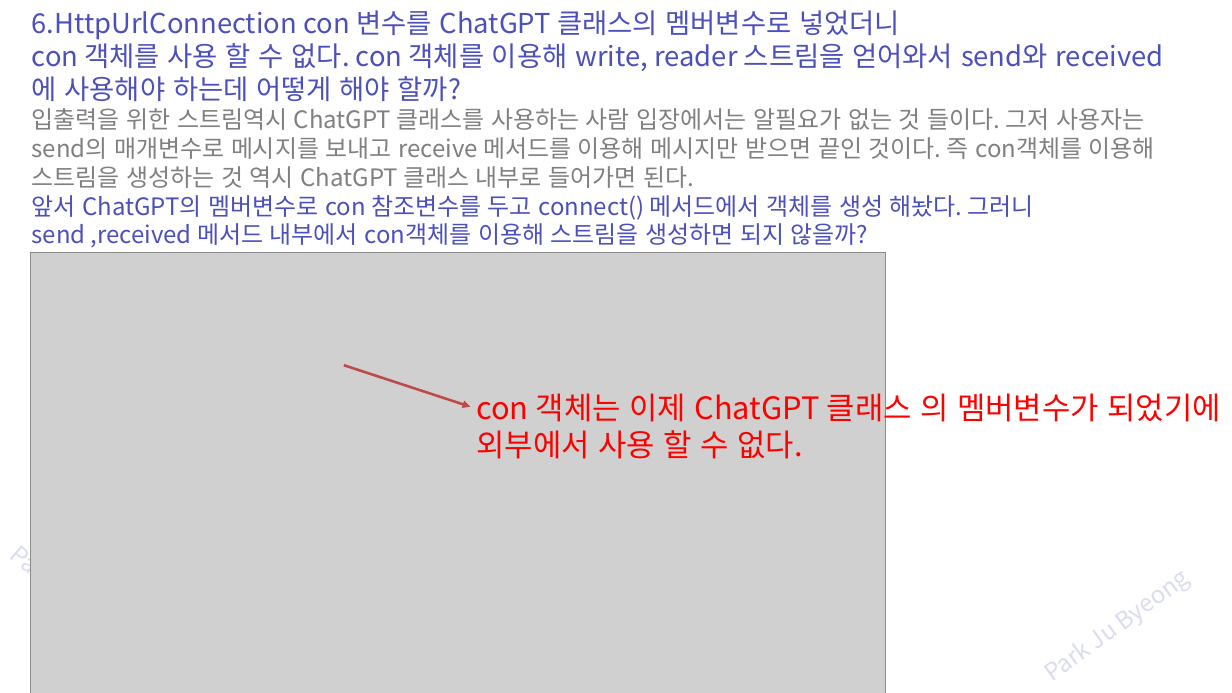
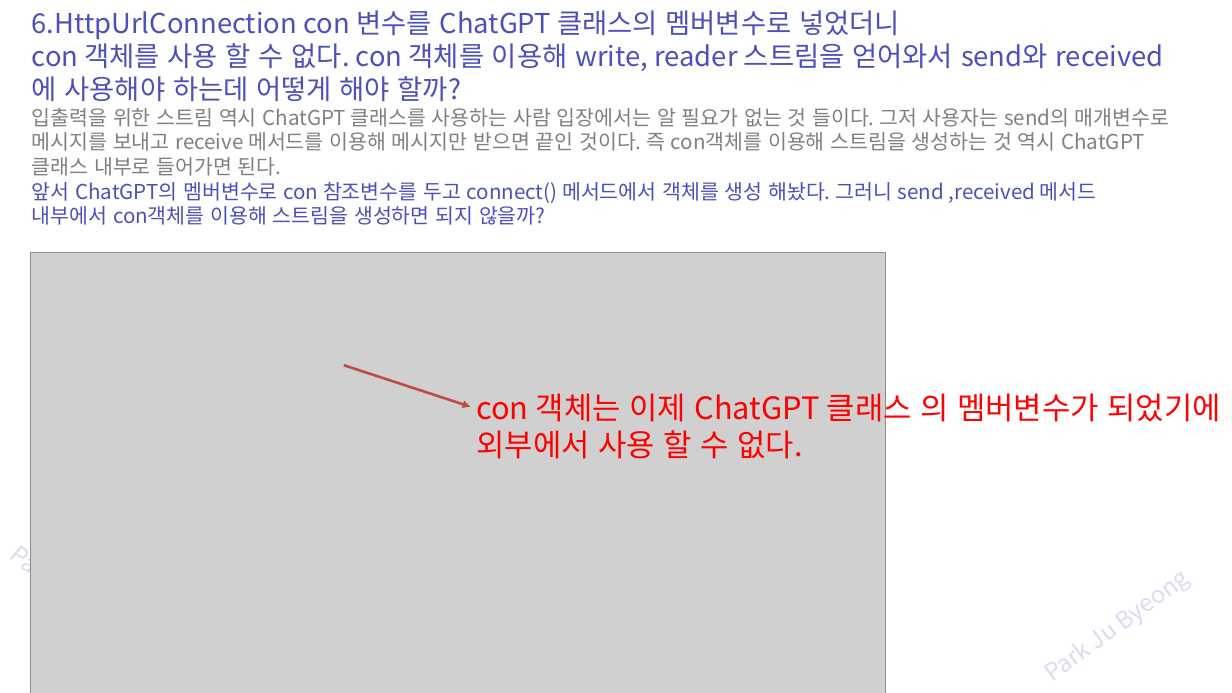
Before and after one commit to zest132/JavaLecture, a slide deck: slide 32 of JavaLecture/LectureFile/java 16강 실습.pptx (slide 31 before the commit). Drawn at 1232x693 pixels with LibreOffice and Linux fonts; fonts in the diff are those of the drawing; grey boxes stand for pictures. Boxes give left, top, right and bottom in pixels: in the first picture for what was removed or moved away, otherwise in the second. Text is boxed around its words. In the diff, an @@ line names an element or a change of style, - is before the commit and + after.

```diff
--- a/JavaLecture/LectureFile/java 16강 실습.pptx
+++ b/JavaLecture/LectureFile/java 16강 실습.pptx
@@ text at (32, 108, 1169, 176): text changed; size 28 to 24 pt @@
-입출력을 위한 스트림역시 ChatGPT 클래스를 사용하는 사람 입장에서는 알필요가 없는 것 들이다. 그저 사용자는 send의 매개변수로 메시지를 보내고 receive 메서드를 이용해 메시지만 받으면 끝인 것이다. 즉 con객체를 이용해 스트림을 생성하는 것 역시 ChatGPT 클래스 내부로 들어가면 된다.
+입출력을 위한 스트림 역시 ChatGPT 클래스를 사용하는 사람 입장에서는 알 필요가 없는 것 들이다. 그저 사용자는 send의 매개변수로 메시지를 보내고 receive 메서드를 이용해 메시지만 받으면 끝인 것이다. 즉 con객체를 이용해 스트림을 생성하는 것 역시 ChatGPT 클래스 내부로 들어가면 된다.
@@ text at (32, 182, 1097, 225): size 28 to 24 pt in "앞서 ChatGPT의 멤버변수로 con 참조변수를 두고 connect() ..." @@
```
Also in this commit, not shown: 6 other slides changed, 3 slides added, 2 other files.
